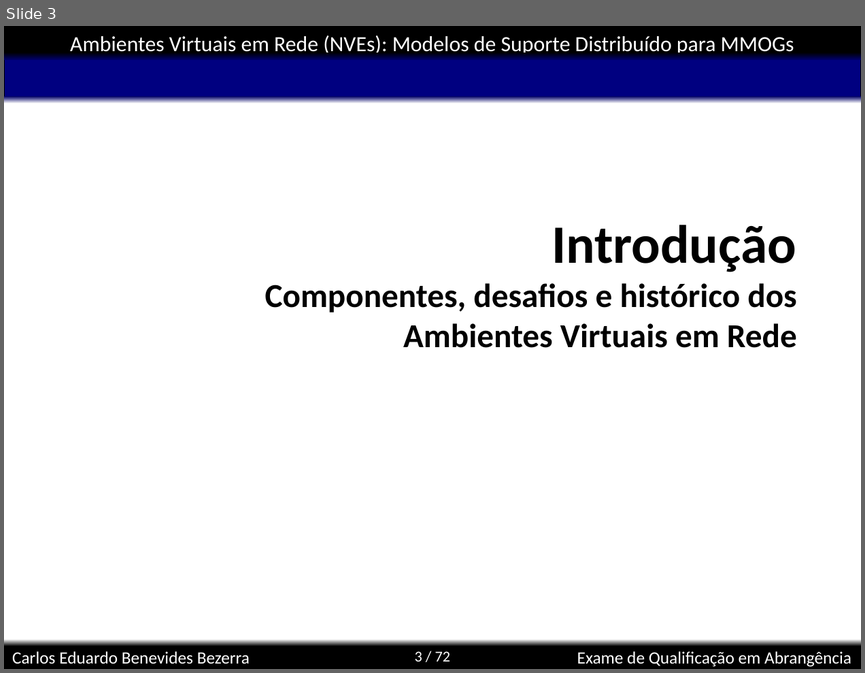
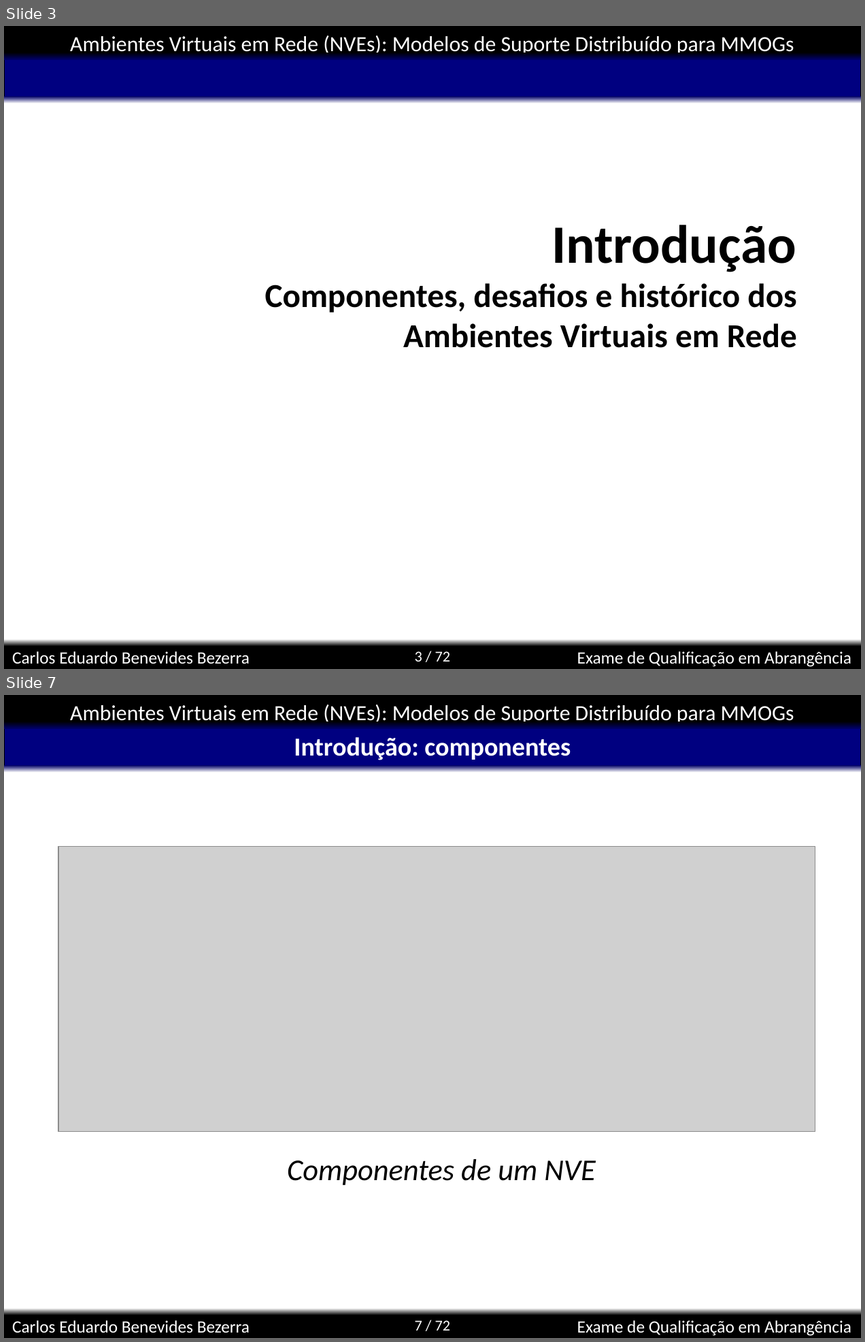
Before and after one commit to kdubezerra/kdubezerra, a slide deck: disciplinas/cmp600/app.ppt. Shown one above the other, each under a label of ours: slide 3 before the commit, slides 3 and 7 after it; the slides between them are not shown. The pictures are 865x673 and 865x1342 pixels, drawn with LibreOffice and Linux fonts; fonts in the diff are those of the drawing; grey boxes stand for pictures; background and template pictures are left out. Boxes give left, top, right and bottom in pixels: in the first picture for what was removed or moved away, otherwise in the second. Text is boxed around its words. In the diff, an @@ line names an element or a change of style, - is before the commit and + after.

```diff
--- a/disciplinas/cmp600/app.ppt
+++ b/disciplinas/cmp600/app.ppt
@@ slide 7 added at (4,695,861,1338), background #FFFFFF; not listed: 8 template elements that a slide beside it also shows @@
@@ title added at (294,737,570,760), 24 pt, text #FFFFFF, bold @@
+Introdução: componentes
@@ picture added at (58,847,815,1132) @@
@@ text added at (287,1159,595,1185), 28 pt, text #000000, italic @@
+Componentes de um NVE
```
Also in this commit, not shown: 1 slide changed, 3 other slides added, 9 other files.
